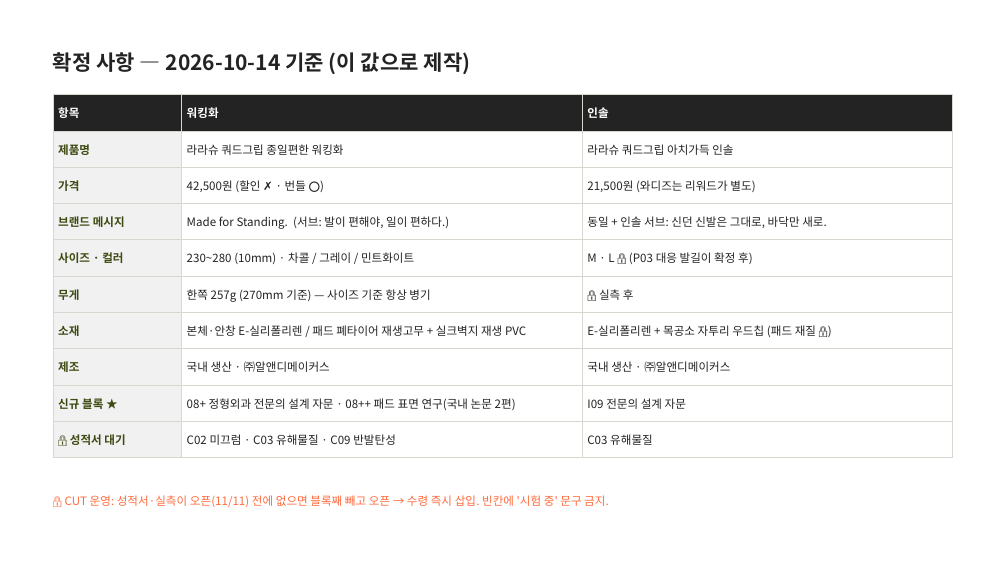
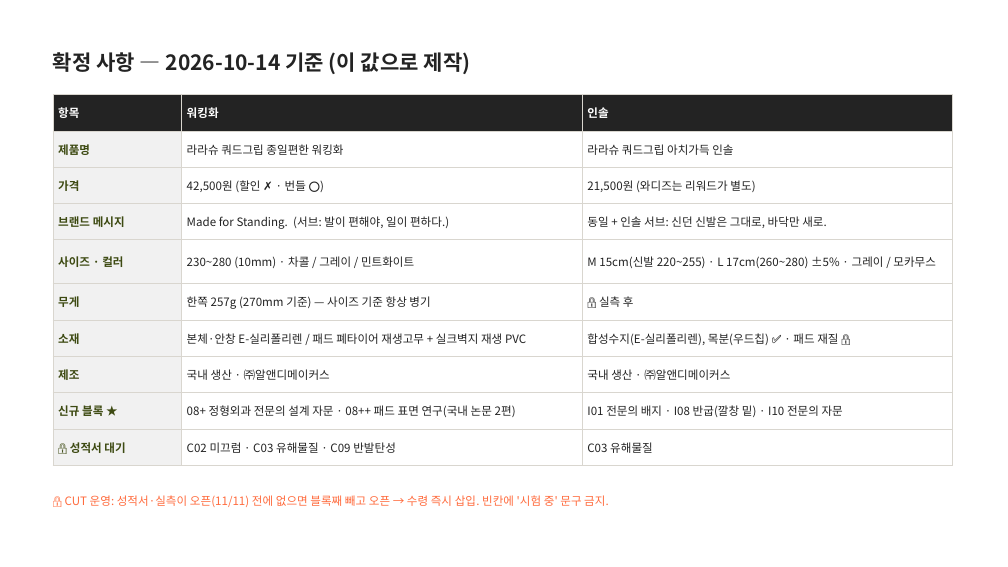
Before and after one commit to ydcompany89/harness-system, a slide deck: slide 2 of launch/rs/design/detail-handoff/rs-detail-handoff-v2.pptx. Drawn at 1008x567 pixels with LibreOffice and Linux fonts; fonts in the diff are those of the drawing. Boxes give left, top, right and bottom in pixels: in the first picture for what was removed or moved away, otherwise in the second. Text is boxed around its words. In the diff, an @@ line names an element or a change of style, - is before the commit and + after.

```diff
--- a/launch/rs/design/detail-handoff/rs-detail-handoff-v2.pptx
+++ b/launch/rs/design/detail-handoff/rs-detail-handoff-v2.pptx
@@ table at [53,95,953,457] @@
-row 5, column 3: M · L 🔒 (P03 대응 발길이 확정 후)
+row 5, column 3: M 15cm(신발 220~255) · L 17cm(260~280) ±5% · 그레이 / 모카무스
-row 7, column 3: E-실리폴리렌 + 목공소 자투리 우드칩 (패드 재질 🔒)
+row 7, column 3: 합성수지(E-실리폴리렌), 목분(우드칩) ✅ · 패드 재질 🔒
-row 9, column 3: I09 전문의 설계 자문
+row 9, column 3: I01 전문의 배지 · I08 반굽(깔창 밑) · I10 전문의 자문
```
Also in this commit, not shown: 19 other slides changed, 1 slide added, 9 other files.
